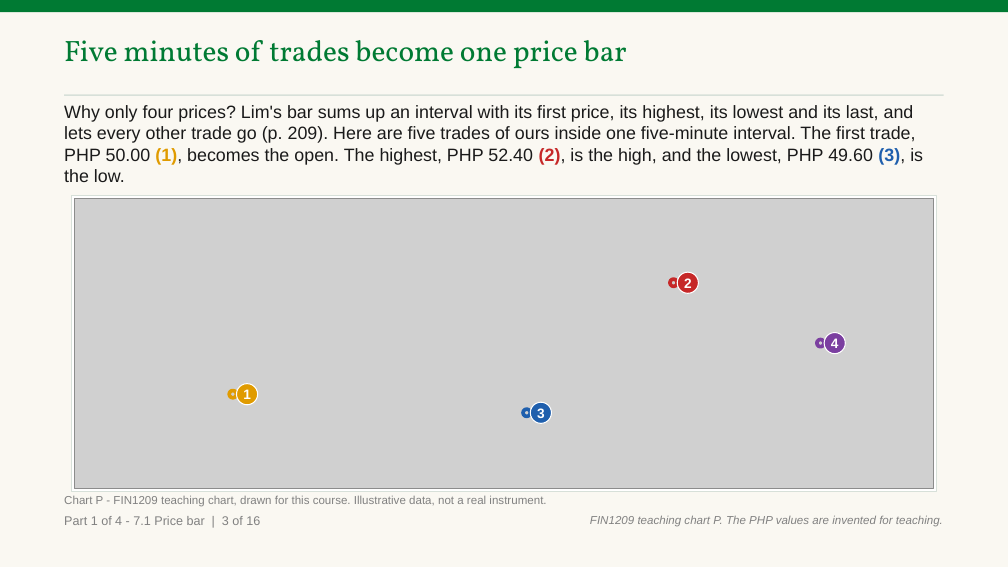
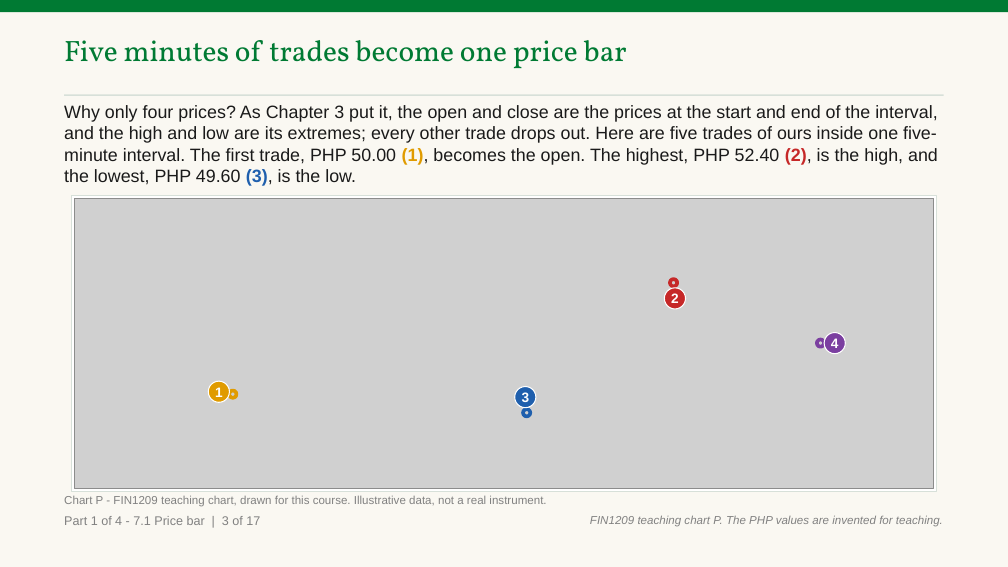
Before and after one commit to benjiesotelo-sudo/Telos_FIN1209, a slide deck: slide 7 of chapter-07/FIN1209-Chapter-07.pptx. Drawn at 1008x567 pixels with LibreOffice and Linux fonts; fonts in the diff are those of the drawing; grey boxes stand for pictures. Boxes give left, top, right and bottom in pixels: in the first picture for what was removed or moved away, otherwise in the second. Text is boxed around its words. In the diff, an @@ line names an element or a change of style, - is before the commit and + after.

```diff
--- a/chapter-07/FIN1209-Chapter-07.pptx
+++ b/chapter-07/FIN1209-Chapter-07.pptx
@@ text at (64, 105, 938, 186): text changed @@
-Why only four prices? Lim's bar sums up an interval with its first price, its highest, its lowest and its last, and lets every other trade go (p. 209). Here are five trades of ours inside one five-minute interval. The first trade, PHP 50.00 (1), becomes the open. The highest, PHP 52.40 (2), is the high, and the lowest, PHP 49.60 (3), is the low.
+Why only four prices? As Chapter 3 put it, the open and close are the prices at the start and end of the interval, and the high and low are its extremes; every other trade drops out. Here are five trades of ours inside one five-minute interval. The first trade, PHP 50.00 (1), becomes the open. The highest, PHP 52.40 (2), is the high, and the lowest, PHP 49.60 (3), is the low.
@@ ellipse "2": place and size @@
-ellipse "2" at (678, 272, 699, 293)
+ellipse "2" at (665, 288, 686, 309)
@@ ellipse "1": place and size @@
-ellipse "1" at (237, 383, 258, 405)
+ellipse "1" at (208, 381, 229, 402)
@@ ellipse "3": place and size @@
-ellipse "3" at (530, 402, 551, 423)
+ellipse "3" at (515, 386, 536, 408)
@@ text at (64, 516, 260, 525): text changed @@
-Part 1 of 4 - 7.1 Price bar | 3 of 16
+Part 1 of 4 - 7.1 Price bar | 3 of 17
```
Also in this commit, not shown: 63 other slides changed, 4 slides added, 1 slide removed, 5 other files.
